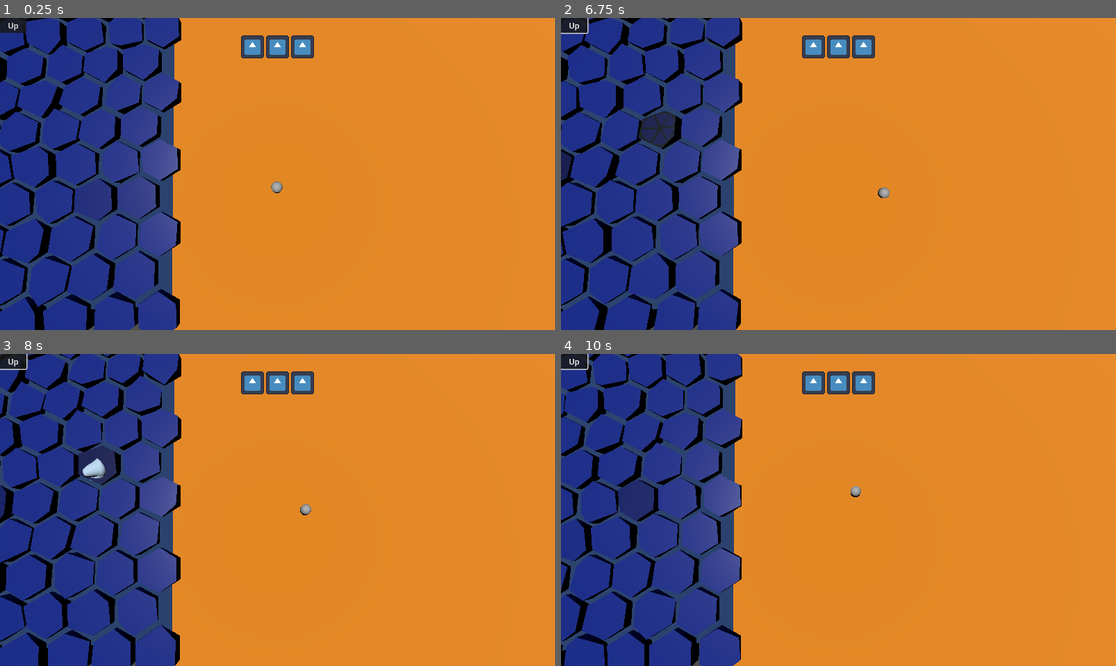
Above: before the commit, frames 1-4 (two rows, left to right).
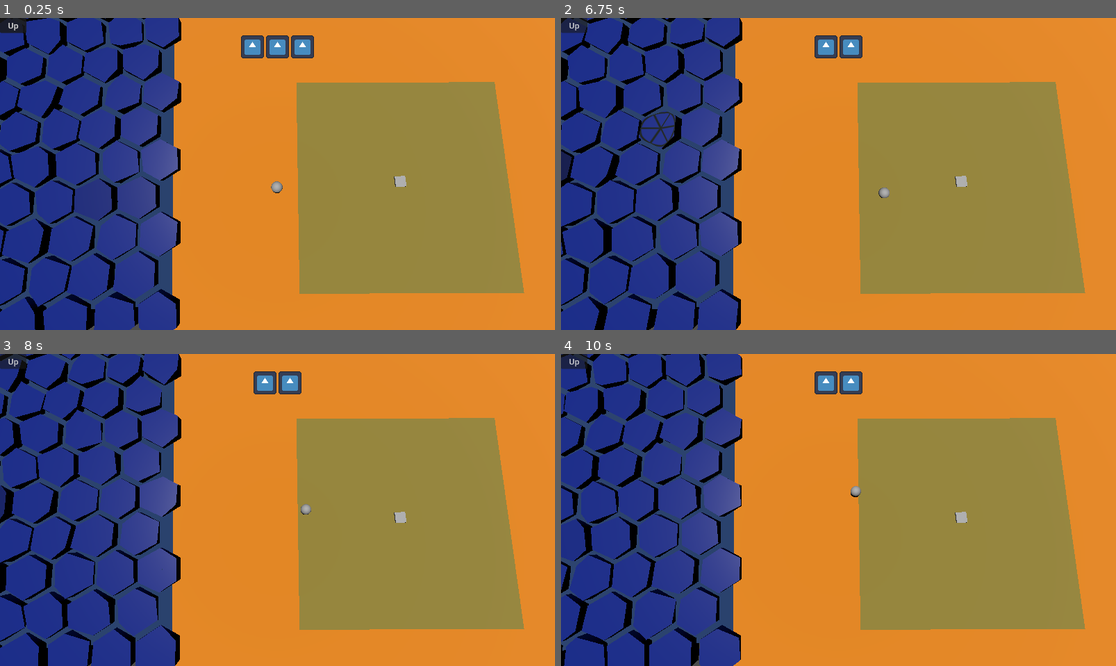
Above: after the commit, the same moments.

Repository: BinRoot/ludum-dare-58
Game: Godot game, scene res://Scenes/world.tscn
Same seed, same stepped clock (60 frames per second), same inputs: the game is played once before the commit and once after it. The engine's default icon, where the game draws it, is replaced by a stand-in: a white triangle on a blue panel in a dark square.
Inputs (mouse positions are in pixels of both pictures, inside the frame that each line leads up to):
- Up to frame 1 (0.25 s): no input
- Up to frame 2 (6.75 s): click "Up" at 0.5 s; click "Up" at 1.25 s; click "Up" at 2 s; move the mouse to (960, 158) at 2.77 s; click (960, 158) at 2.92 s; move the mouse to (727, 189) at 3.52 s; click (727, 189) at 3.67 s; move the mouse to (894, 105) at 4.27 s; click (894, 105) at 4.42 s; move the mouse to (810, 236) at 5.02 s; click (810, 236) at 5.17 s; move the mouse to (1005, 220) at 5.77 s; click (1005, 220) at 5.92 s; move the mouse to (672, 127) at 6.52 s; click (672, 127) at 6.67 s
- Up to frame 3 (8 s): move the mouse to (305, 510) at 7.27 s; click (305, 510) at 7.42 s
- Up to frame 4 (10 s): move the mouse to (755, 432) at 8.02 s; click (755, 432) at 8.17 s; move the mouse to (960, 494) at 8.77 s; click (960, 494) at 8.92 s; move the mouse to (727, 525) at 9.52 s; click (727, 525) at 9.67 s

The runs differ from the first frame. In frame 1, 26% of the frame differs, in the area x 53-95%, y 20-89%; in frame 2, 27%; in frame 3, 27%; in frame 4, 27%, in the area x 0-95%, y 0-89%.

Commit message:
added net

Diff:
--- /dev/null
+++ b/Scenes/fish_tank.gd
@@ -0,0 +1,8 @@
+extends Node3D
+
+@export var width: float = 1
+@export var height: float = 1
+@export var row: int = ceil(Global.house_cell_size / 2)
+@export var col: int = ceil(Global.house_cell_size / 2)
+
+@export var bounds_shape: CollisionShape3D
--- /dev/null
+++ b/Scenes/fish_tank.tscn
@@ -0,0 +1,11 @@
+[gd_scene load_steps=3 format=3 uid="uid://clshdani8u3d0"]
+
+[ext_resource type="Script" uid="uid://bqkvuen1u8eh2" path="res://Scenes/fish_tank.gd" id="1_xvk27"]
+
+[sub_resource type="BoxMesh" id="BoxMesh_nacvw"]
+
+[node name="FishTank" type="Node3D"]
+script = ExtResource("1_xvk27")
+
+[node name="MeshInstance3D" type="MeshInstance3D" parent="."]
+mesh = SubResource("BoxMesh_nacvw")
--- a/Scenes/sea_tile.gd
+++ b/Scenes/sea_tile.gd
@@ -1,10 +1,16 @@
 extends Node3D
+
+signal fish_caught(fish: Node3D, tile: Node3D)
 
 @onready var mesh_instance: MeshInstance3D = $MeshInstance3D
 var material: ShaderMaterial
 var fish_refs: Array[Node3D] = []  # Track multiple fish
 var hex_radius: float = 2.0  # Must match the radius used in _ready
 var is_hovered: bool = false
+var has_net: bool = false
+var net_visual: MeshInstance3D = null
+var static_body: StaticBody3D = null
+var caught_fish: Array[Node3D] = []  # Track fish that have already been caught
 
 # Attach to a Node3D, or run in an editor utility script
 func _ready():
@@ -31,7 +37,7 @@
 	mi.set_surface_override_material(0, material)
 
 	# Setup mouse input detection
-	var static_body = StaticBody3D.new()
+	static_body = StaticBody3D.new()
 	static_body.input_ray_pickable = true
 	# Ensure it's on a collision layer that's checked
 	static_body.collision_layer = 1
@@ -49,6 +55,7 @@
 	# Connect mouse signals
 	static_body.mouse_entered.connect(_on_mouse_entered)
 	static_body.mouse_exited.connect(_on_mouse_exited)
+	static_body.input_event.connect(_on_input_event)
 
 func add_fish(fish: Node3D):
 	if fish and not fish in fish_refs:
@@ -80,6 +87,11 @@
 					var is_under = 1.0 - (dist_xz / hex_radius)
 					max_is_under = max(max_is_under, is_under)
 
+					# Check if fish is caught by net
+					if has_net and dist_xz < hex_radius * 0.7 and fish_ref not in caught_fish:  # Fish is in the center area
+						caught_fish.append(fish_ref)
+						fish_caught.emit(fish_ref, self)
+
 		material.set_shader_parameter("fish_under", max_is_under)
 
 func _on_mouse_entered():
@@ -87,3 +99,89 @@
 
 func _on_mouse_exited():
 	is_hovered = false
+
+func _on_input_event(_camera: Node, event: InputEvent, _position: Vector3, _normal: Vector3, _shape_idx: int):
+	if event is InputEventMouseButton:
+		if event.button_index == MOUSE_BUTTON_LEFT and event.pressed:
+			_handle_click()
+
+func _handle_click():
+	if has_net:
+		# Pick up the net
+		pickup_net()
+	else:
+		# Try to place a net
+		place_net()
+
+func place_net() -> bool:
+	if Global.use_item("net"):
+		has_net = true
+		_create_net_visual()
+		return true
+	return false
+
+func pickup_net():
+	if has_net:
+		has_net = false
+		caught_fish.clear()  # Reset caught fish list
+		Global.add_item("net", 1)
+		_remove_net_visual()
+
+func consume_net():
+	# Remove net without returning it to inventory (used when catching fish)
+	if has_net:
+		has_net = false
+		caught_fish.clear()  # Reset caught fish list
+		_remove_net_visual()
+
+func _create_net_visual():
+	if net_visual == null:
+		net_visual = MeshInstance3D.new()
+
+		# Use a cylinder mesh with very small height to create a circular disc
+		var disc_mesh = CylinderMesh.new()
+		disc_mesh.top_radius = hex_radius * 0.9  # Slightly smaller than hex
+		disc_mesh.bottom_radius = hex_radius * 0.9
+		disc_mesh.height = 0.02  # Very thin to appear flat
+		disc_mesh.radial_segments = 32  # Smooth circle
+		disc_mesh.rings = 8  # Subdivisions for net pattern
+		disc_mesh.cap_top = true
+		disc_mesh.cap_bottom = true
+		net_visual.mesh = disc_mesh
+
+		# Create a net-like material with grid pattern
+		var net_material = StandardMaterial3D.new()
+		net_material.albedo_color = Color(0.9, 0.9, 0.85, 1.0)
+		net_material.transparency = BaseMaterial3D.TRANSPARENCY_ALPHA
+		net_material.cull_mode = BaseMaterial3D.CULL_DISABLED
+
+		# Add UV-based grid pattern
+		net_material.uv1_scale = Vector3(12, 12, 1)  # Repeat texture for grid effect
+		net_material.metallic = 0.3
+		net_material.roughness = 0.8
+
+		# Create a simple procedural net texture with grid pattern
+		var img = Image.create(16, 16, false, Image.FORMAT_RGBA8)
+		img.fill(Color(0, 0, 0, 0))  # Transparent background
+
+		# Draw grid lines for net pattern (thicker lines)
+		for x in range(16):
+			for y in range(16):
+				if x == 0 or x == 1 or x == 14 or x == 15 or y == 0 or y == 1 or y == 14 or y == 15:
+					img.set_pixel(x, y, Color(0.9, 0.9, 0.85, 1.0))
+
+		var texture = ImageTexture.create_from_image(img)
+		net_material.albedo_texture = texture
+		net_material.texture_filter = BaseMaterial3D.TEXTURE_FILTER_NEAREST
+
+		net_visual.set_surface_override_material(0, net_material)
+
+		# Position it just above the water surface - NO rotation needed for horizontal
+		net_visual.position = Vector3(0, 0.55, 0)
+		# Cylinder is already oriented vertically, so it naturally lies flat on XZ plane
+		add_child(net_visual)
+
+func _remove_net_visual():
+	if net_visual != null:
+		net_visual.queue_free()
+		net_visual = null
--- a/Scenes/world.gd
+++ b/Scenes/world.gd
@@ -36,6 +36,9 @@
 			add_child(tile)
 			sea_tiles.append(tile)
 
+			# Connect to fish caught signal
+			tile.fish_caught.connect(_on_fish_caught)
+
 # Find all fish in the scene and pass them to all tiles
 func update_fish_references():
 	# Find all nodes with the fish script
@@ -58,3 +61,12 @@
 	# Check all children
 	for child in node.get_children():
 		_find_fish_recursive(child, fish_list)
+
+func _on_fish_caught(fish: Node3D, tile: Node3D):
+	print("Fish caught at tile: ", tile.position)
+	# Remove the fish from the scene
+	if fish:
+		fish.queue_free()
+	# Consume the net from the tile (it was used to catch the fish)
+	if tile:
+		tile.consume_net()
--- a/Scenes/world.tscn
+++ b/Scenes/world.tscn
@@ -1,9 +1,10 @@
-[gd_scene load_steps=10 format=3 uid="uid://bny86q764j0b2"]
+[gd_scene load_steps=14 format=3 uid="uid://bny86q764j0b2"]
 
 [ext_resource type="Script" uid="uid://b5kps4ue5b4hw" path="res://Scenes/world.gd" id="1_5a7ea"]
 [ext_resource type="PackedScene" uid="uid://bj2m6hkljq3ax" path="res://Scenes/player.tscn" id="1_a02cp"]
 [ext_resource type="PackedScene" uid="uid://fmoiqtua5rsi" path="res://Scenes/fish.tscn" id="3_5a7ea"]
 [ext_resource type="PackedScene" uid="uid://dlfuaipowshr3" path="res://Scenes/hud.tscn" id="4_hud"]
+[ext_resource type="PackedScene" uid="uid://clshdani8u3d0" path="res://Scenes/fish_tank.tscn" id="5_fo5ed"]
 
 [sub_resource type="BoxShape3D" id="BoxShape3D_5a7ea"]
 size = Vector3(20, 1, 30)
@@ -20,6 +21,18 @@
 
 [sub_resource type="StandardMaterial3D" id="StandardMaterial3D_8j60k"]
 albedo_color = Color(0.78431374, 0.4509804, 0, 1)
+
+[sub_resource type="BoxShape3D" id="BoxShape3D_8j60k"]
+size = Vector3(20, 1, 20)
+
+[sub_resource type="PlaneMesh" id="PlaneMesh_fo5ed"]
+size = Vector2(20, 20)
+
+[sub_resource type="StandardMaterial3D" id="StandardMaterial3D_5ukr8"]
+albedo_color = Color(0.36079627, 0.3173924, 0.11428844, 0.23529412)
+rim_enabled = true
+rim = 0.36
+rim_tint = 0.11
 
 [node name="World" type="Node3D"]
 script = ExtResource("1_5a7ea")
@@ -61,3 +74,18 @@
 surface_material_override/0 = SubResource("StandardMaterial3D_8j60k")
 
 [node name="HUD" parent="." instance=ExtResource("4_hud")]
+
+[node name="Area3D" type="Area3D" parent="."]
+transform = Transform3D(1, 0, 0, 0, 1, 0, 0, 0, 1, 12, 0.3688202, 0)
+
+[node name="CollisionShape3D" type="CollisionShape3D" parent="Area3D"]
+shape = SubResource("BoxShape3D_8j60k")
+
+[node name="MeshInstance3D" type="MeshInstance3D" parent="Area3D/CollisionShape3D"]
+transform = Transform3D(0.998789, 0, -0.049198404, 0, 1, 0, 0.049198404, 0, 0.998789, 0, 0, 0)
+mesh = SubResource("PlaneMesh_fo5ed")
+surface_material_override/0 = SubResource("StandardMaterial3D_5ukr8")
+
+[node name="FishTank" parent="." node_paths=PackedStringArray("bounds_shape") instance=ExtResource("5_fo5ed")]
+transform = Transform3D(1, 0, 0, 0, 1, 0, 0, 0, 1, 11.673955, 0, 0)
+bounds_shape = NodePath("../Area3D/CollisionShape3D")
--- a/global.gd
+++ b/global.gd
@@ -1,4 +1,6 @@
 extends Node
+
+var house_cell_size: int = 5
 
 # Item definitions
 var net_item: ItemData
Not shown, added: Scenes/fish_tank.gd.uid
